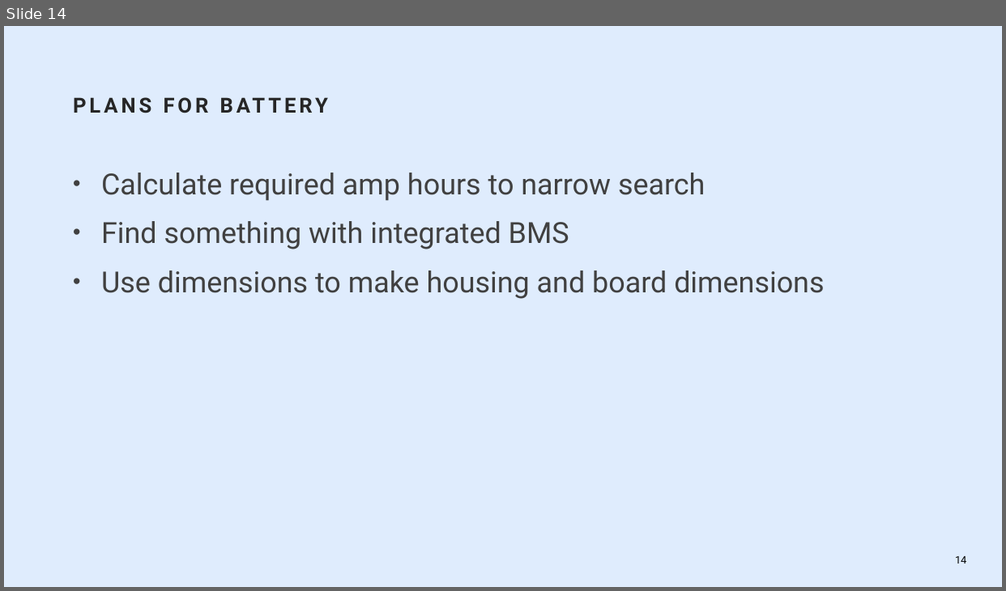
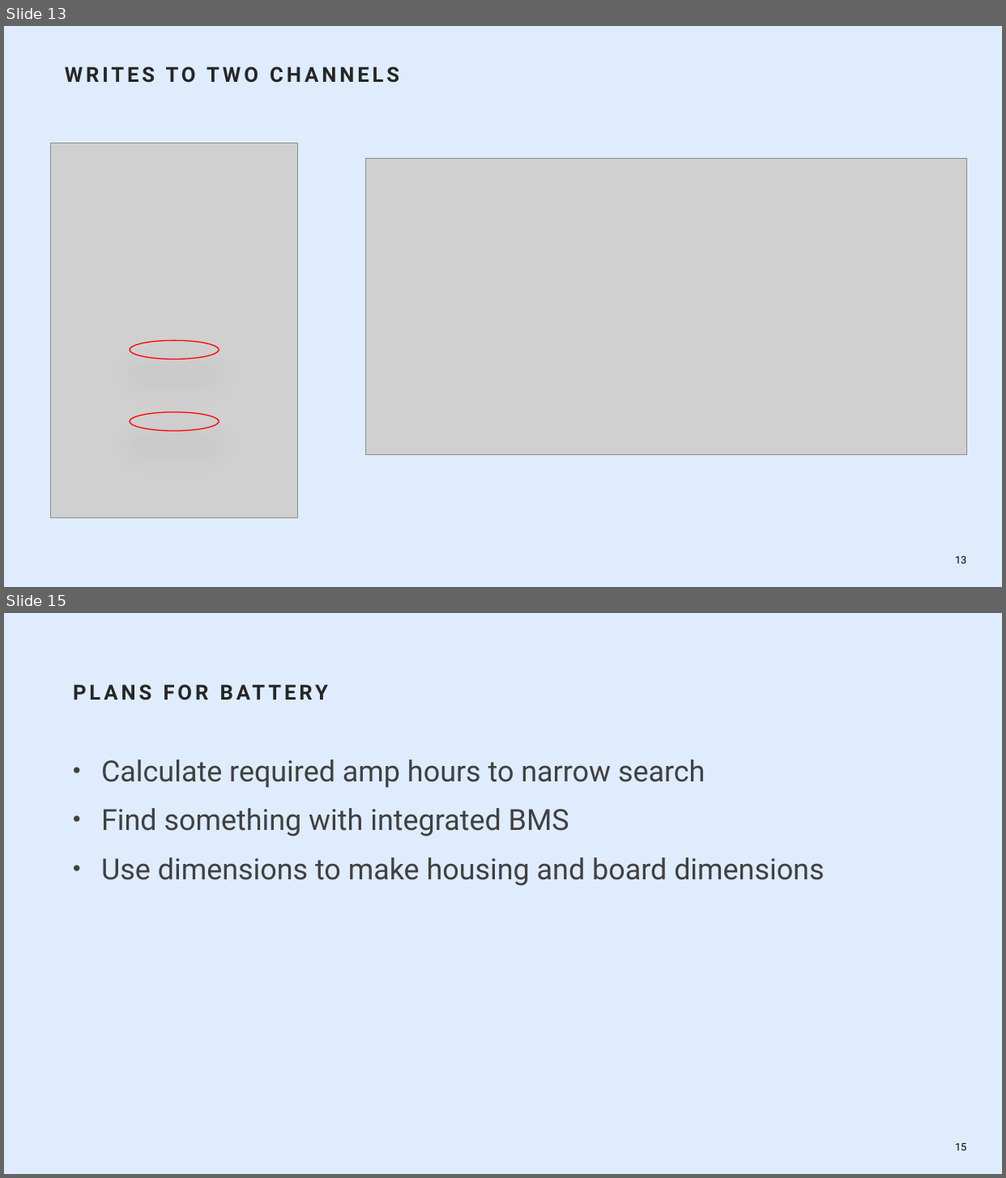
Before and after one commit to tylerwhite26/ECE_455_Brain_Stimulator, a slide deck: Presentations/Week_7_Presentation.pptx. Shown one above the other, each under a label of ours: slide 14 before the commit, slides 13 and 15 after it; the slides between them are not shown. The pictures are 1006x591 and 1006x1178 pixels, drawn with LibreOffice and Linux fonts; fonts in the diff are those of the drawing; grey boxes stand for pictures; background and template pictures are left out. Boxes give left, top, right and bottom in pixels: in the first picture for what was removed or moved away, otherwise in the second. Text is boxed around its words. In the diff, an @@ line names an element or a change of style, - is before the commit and + after.

```diff
--- a/Presentations/Week_7_Presentation.pptx
+++ b/Presentations/Week_7_Presentation.pptx
@@ slide 13 added at [4,26,1002,587], background #DFECFD @@
@@ title added at [65,66,399,83], 20 pt, text #262626, bold @@
+WRITES TO TWO CHANNELS
@@ picture added at [50,143,297,518] @@
@@ picture added at [365,159,967,455] @@
@@ ellipse added at [130,340,219,359], outline #FF0000 1 pt @@
@@ ellipse added at [130,412,219,431], outline #FF0000 1 pt @@
@@ page number added at [955,556,966,564], 10 pt, text #000000 @@
+13
@@ what was slide 14 is now slide 15 @@
@@ page number at [955,1144,966,1151]: text changed @@
-14
+15
```
Also in this commit, not shown: 1 slide changed, 1 other slide added, 1 slide removed.
